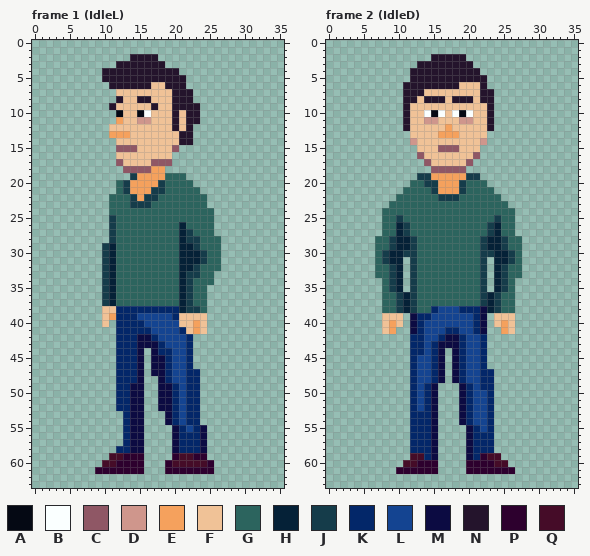
One commit to this pixel-art file: src/game/assets/images/characters/hank/hank.aseprite. Above: the version before the commit.
36x64 pixels, 27 frames. Shown: frame 1 (IdleL), frame 2 (IdleD). The commit also changed other frames, which this record leaves out.
Palette (. is transparent): A #050914  B #faffff  C #8f5765  D #cf968c  E #f5a15d  F #f0c297  G #2c645e  H #052137  J #153c4a  K #032769  L #144491  M #0c0b42  N #24142c  P #2d002e  Q #450c28
After:
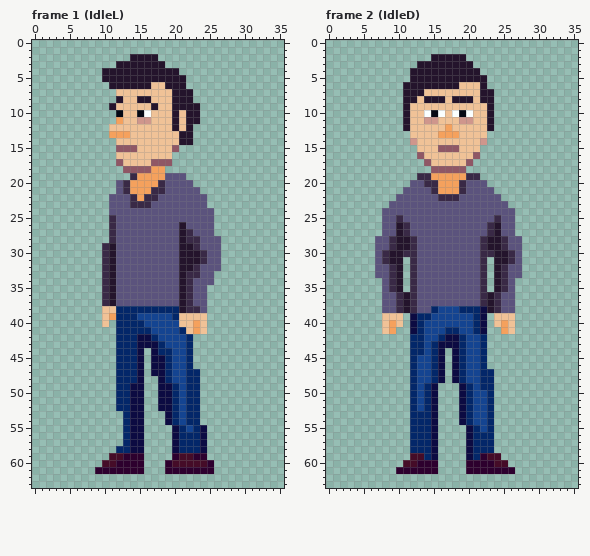
Change:
colour G: #2c645e -> #5b537d
colour J: #153c4a -> #392946
Frame 1 (IdleL):
y 26..28: x 21 H -> N
y 29: x 11 H -> N; x 21..22 HH -> NN
y 30..31: x 11 H -> N; x 21..23 HHH -> NNN
y 32: x 11 H -> N; x 21..22 HH -> NN
y 33..37: x 11 H -> N; x 21 H -> N
y 38: x 21 H -> N
Frame 2 (IdleD):
y 26..27: x 10 H -> N; x 24 H -> N
y 28..29: x 10..11 HH -> NN; x 23..24 HH -> NN
y 30..31: x 9..10 HH -> NN; x 24..25 HH -> NN
y 32..35: x 10 H -> N; x 24 H -> N
y 36..38: x 11 H -> N; x 23 H -> N
